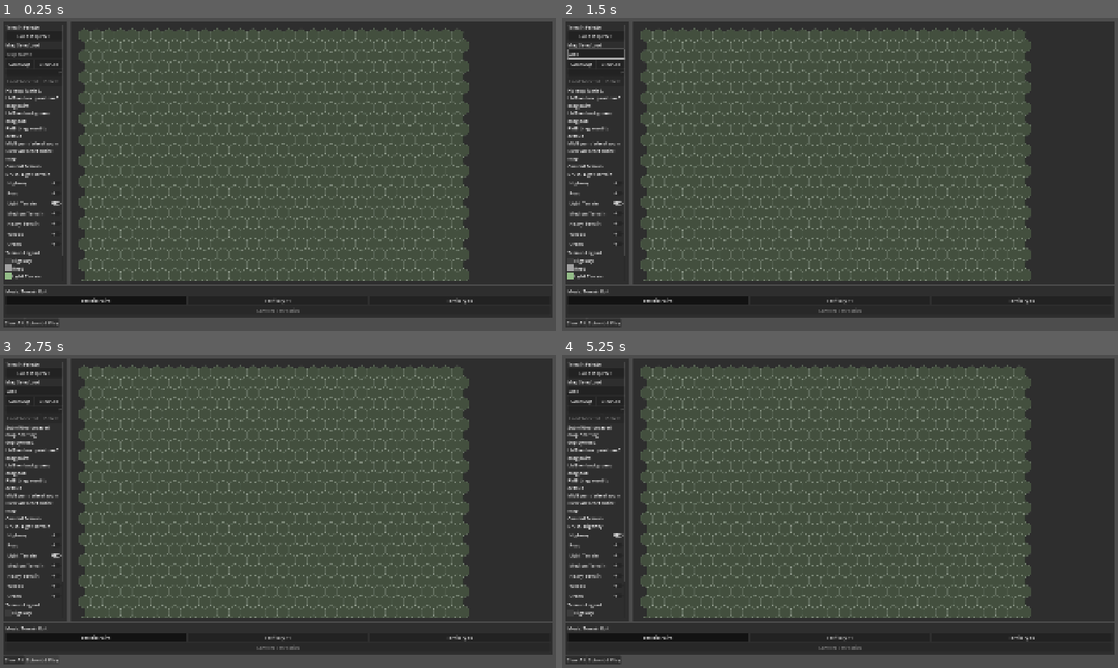
Above: before the commit, frames 1-4 (two rows, left to right).
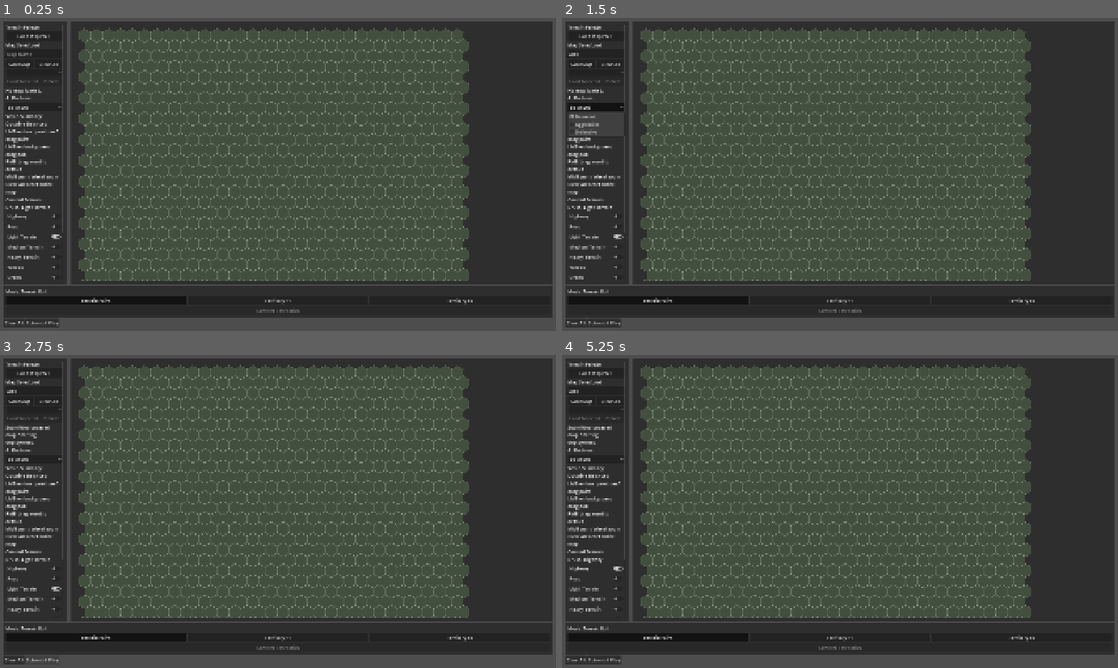
Above: after the commit, the same moments.

Repository: cpt-miche/Combat-Mission-Companion
Game: Godot game, scene res://scenes/map_setup/MapSetupScreen.tscn
Two runs of this game, one before a commit and one after it. Both use one fixed random seed, a clock stepped at 60 frames per second and the inputs below. This scene is started directly instead of the project's main scene.
Inputs (mouse positions are in pixels of both pictures, inside the frame that each line leads up to):
- Up to frame 1 (0.25 s): no input
- Up to frame 2 (1.5 s): click (595, 55) at 0.52 s; type "Alex" at 0.6 s; click (595, 105) at 1.25 s, where only the run after the commit has a clickable "Balanced"
- Up to frame 3 (2.75 s): click "Submit & Play" at 2 s
- Up to frame 4 (5.25 s): click "Submit & Play" at 2.75 s; click "Clear All" at 3.5 s; click (595, 411) at 4.25 s; click "Highway" at 5 s

The runs differ from the first frame. In frame 1, 1.9% of the frame differs, in the area x 0-12%, y 24-84%; in frame 2, 2.2%, in the area x 0-12%, y 9-84%; in frame 3, 1.8%; in frame 4, 1.8%.

Commit message:
Add AI doctrine selection to map setup flow

Diff:
--- a/scenes/map_setup/MapSetupScreen.tscn
+++ b/scenes/map_setup/MapSetupScreen.tscn
@@ -115,6 +115,20 @@
 text = "No map loaded."
 autowrap_mode = 2
 
+[node name="DoctrineHeader" type="Label" parent="RootMargin/RootVBox/MainSplit/PalettePanel/PaletteMargin/PaletteScroll/PaletteVBox"]
+layout_mode = 2
+text = "AI Doctrine"
+
+[node name="DoctrineSelector" type="OptionButton" parent="RootMargin/RootVBox/MainSplit/PalettePanel/PaletteMargin/PaletteScroll/PaletteVBox"]
+unique_name_in_owner = true
+layout_mode = 2
+
+[node name="SetupSummaryLabel" type="Label" parent="RootMargin/RootVBox/MainSplit/PalettePanel/PaletteMargin/PaletteScroll/PaletteVBox"]
+unique_name_in_owner = true
+layout_mode = 2
+text = "Setup Summary: Doctrine Balanced"
+autowrap_mode = 2
+
 [node name="PaletteHint" type="Label" parent="RootMargin/RootVBox/MainSplit/PalettePanel/PaletteMargin/PaletteScroll/PaletteVBox"]
 layout_mode = 2
 text = "LMB on hex: paint one/drag paint\nLMB on background: drag-pan\nRMB drag: reset to default\nMMB pan / wheel zoom\nClear All: reset entire map"
--- a/scripts/core/GameState.gd
+++ b/scripts/core/GameState.gd
@@ -41,6 +41,7 @@
 var selected_map_dimensions: Vector2i = Vector2i(MapGridConfig.default_columns(), MapGridConfig.default_rows())
 var map_columns: int = MapGridConfig.default_columns()
 var map_rows: int = MapGridConfig.default_rows()
+var selected_ai_doctrine: String = "balanced"
 var deployment_ai_debug: Dictionary = {}
 var operational_ai_debug: Dictionary = {}
 var operational_ai_state: Dictionary = {}
@@ -73,6 +74,7 @@
 	selected_map_dimensions = Vector2i(MapGridConfig.default_columns(), MapGridConfig.default_rows())
 	map_columns = MapGridConfig.default_columns()
 	map_rows = MapGridConfig.default_rows()
+	selected_ai_doctrine = "balanced"
 	deployment_ai_debug.clear()
 	operational_ai_debug.clear()
 	operational_ai_state.clear()
@@ -131,6 +133,7 @@
 	_apply_grid_payload(migrated_payload.get("grid", null))
 	terrain_map = _sanitize_terrain_map(migrated_payload.get("terrain", {}))
 	territory_map = _sanitize_territory_map(migrated_payload.get("territory", {}))
+	selected_ai_doctrine = _sanitize_ai_doctrine(migrated_payload.get("ai_doctrine", "balanced"))
 
 func set_runtime_map_dimensions(columns: int, rows: int) -> void:
 	map_columns = maxi(columns, 1)
@@ -147,6 +150,14 @@
 	if payload.has("territory") and not (payload.get("territory") is Dictionary):
 		return false
 	return true
+
+func _sanitize_ai_doctrine(raw_doctrine: Variant) -> String:
+	var doctrine := String(raw_doctrine).strip_edges().to_lower()
+	match doctrine:
+		"balanced", "aggressive", "defensive":
+			return doctrine
+		_:
+			return "balanced"
 
 func _extract_map_payload(payload: Dictionary) -> Dictionary:
 	var map_container: Variant = payload.get("map", null)
--- a/scripts/ui/gameplay/GameplayScreen.gd
+++ b/scripts/ui/gameplay/GameplayScreen.gd
@@ -773,6 +773,7 @@
 		},
 		"terrain": GameState.terrain_map.duplicate(true),
 		"territory": GameState.territory_map.duplicate(true),
+		"ai_doctrine": String(GameState.selected_ai_doctrine),
 		"units": _serialize_units(_units),
 		"orders": _serialize_orders(_orders),
 		"casualties": GameState.pending_casualties.duplicate(true)
--- a/scripts/ui/map_setup/MapSetupScreen.gd
+++ b/scripts/ui/map_setup/MapSetupScreen.gd
@@ -28,11 +28,14 @@
 @onready var load_map_button: Button = %LoadMapButton
 @onready var delete_map_button: Button = %DeleteMapButton
 @onready var map_status_label: Label = %MapStatusLabel
+@onready var doctrine_selector: OptionButton = get_node_or_null("%DoctrineSelector")
+@onready var setup_summary_label: Label = get_node_or_null("%SetupSummaryLabel")
 
 var _terrain_group := ButtonGroup.new()
 var _mode_group := ButtonGroup.new()
 var _terrain_buttons: Dictionary[String, BaseButton] = {}
 var _selected_terrain_id: String = TerrainCatalog.default_terrain_id()
+const AI_DOCTRINE_OPTIONS := ["balanced", "aggressive", "defensive"]
 
 func _ready() -> void:
 	_apply_selected_grid_dimensions()
@@ -55,6 +58,7 @@
 	_load_existing_map_data()
 	_refresh_saved_maps()
 	_configure_mode_buttons()
+	_build_doctrine_selector()
 	_refresh_ui()
 
 func _apply_selected_grid_dimensions() -> void:
@@ -174,6 +178,46 @@
 	confirm_territories_button.disabled = _mode != Mode.TERRITORY_P2
 	hex_map_view.mouse_filter = Control.MOUSE_FILTER_STOP
 	hex_map_view.set_territory_paint_mode(_is_territory_mode(), int(_ownership_for_mode()), _territory_map)
+	_refresh_setup_summary()
+
+func _build_doctrine_selector() -> void:
+	if doctrine_selector == null:
+		return
+	doctrine_selector.clear()
+	for doctrine in AI_DOCTRINE_OPTIONS:
+		doctrine_selector.add_item(_doctrine_display_name(doctrine))
+	doctrine_selector.item_selected.connect(_on_doctrine_selected)
+	_sync_doctrine_selector_from_state()
+
+func _sync_doctrine_selector_from_state() -> void:
+	if doctrine_selector == null:
+		return
+	var state_doctrine := _sanitize_doctrine(GameState.selected_ai_doctrine)
+	GameState.selected_ai_doctrine = state_doctrine
+	var target_index := AI_DOCTRINE_OPTIONS.find(state_doctrine)
+	if target_index < 0:
+		target_index = 0
+	doctrine_selector.select(target_index)
+
+func _on_doctrine_selected(index: int) -> void:
+	if index < 0 or index >= AI_DOCTRINE_OPTIONS.size():
+		return
+	GameState.selected_ai_doctrine = AI_DOCTRINE_OPTIONS[index]
+	_refresh_setup_summary()
+
+func _doctrine_display_name(doctrine: String) -> String:
+	return doctrine.capitalize()
+
+func _sanitize_doctrine(raw_doctrine: Variant) -> String:
+	var doctrine := String(raw_doctrine).strip_edges().to_lower()
+	if AI_DOCTRINE_OPTIONS.has(doctrine):
+		return doctrine
+	return AI_DOCTRINE_OPTIONS[0]
+
+func _refresh_setup_summary() -> void:
+	if setup_summary_label == null:
+		return
+	setup_summary_label.text = "Setup Summary: Doctrine %s" % _doctrine_display_name(_sanitize_doctrine(GameState.selected_ai_doctrine))
 
 func _mode_prompt_text() -> String:
 	match _mode:
@@ -206,6 +250,7 @@
 func _sync_game_state_map_data() -> void:
 	GameState.terrain_map = hex_map_view.export_terrain_map()
 	GameState.territory_map = _territory_map.duplicate(true)
+	GameState.selected_ai_doctrine = _sanitize_doctrine(GameState.selected_ai_doctrine)
 
 func _sync_game_state_terrain_data() -> void:
 	GameState.terrain_map = hex_map_view.export_terrain_map()
@@ -223,7 +268,8 @@
 			"hex_vertical_spacing": HEX_VERTICAL_SPACING
 		},
 		"terrain": hex_map_view.export_terrain_map(),
-		"territory": _territory_map.duplicate(true)
+		"territory": _territory_map.duplicate(true),
+		"ai_doctrine": _sanitize_doctrine(GameState.selected_ai_doctrine)
 	}
 
 func _on_save_map_pressed() -> void:
@@ -271,6 +317,8 @@
 	hex_map_view.import_terrain_map(GameState.terrain_map.duplicate(true))
 	_territory_map = GameState.territory_map.duplicate(true)
 	hex_map_view.set_territory_paint_mode(_is_territory_mode(), int(_ownership_for_mode()), _territory_map)
+	_sync_doctrine_selector_from_state()
+	_refresh_setup_summary()
 
 func _refresh_saved_maps(preferred_name: String = "") -> void:
 	map_selector.clear()
